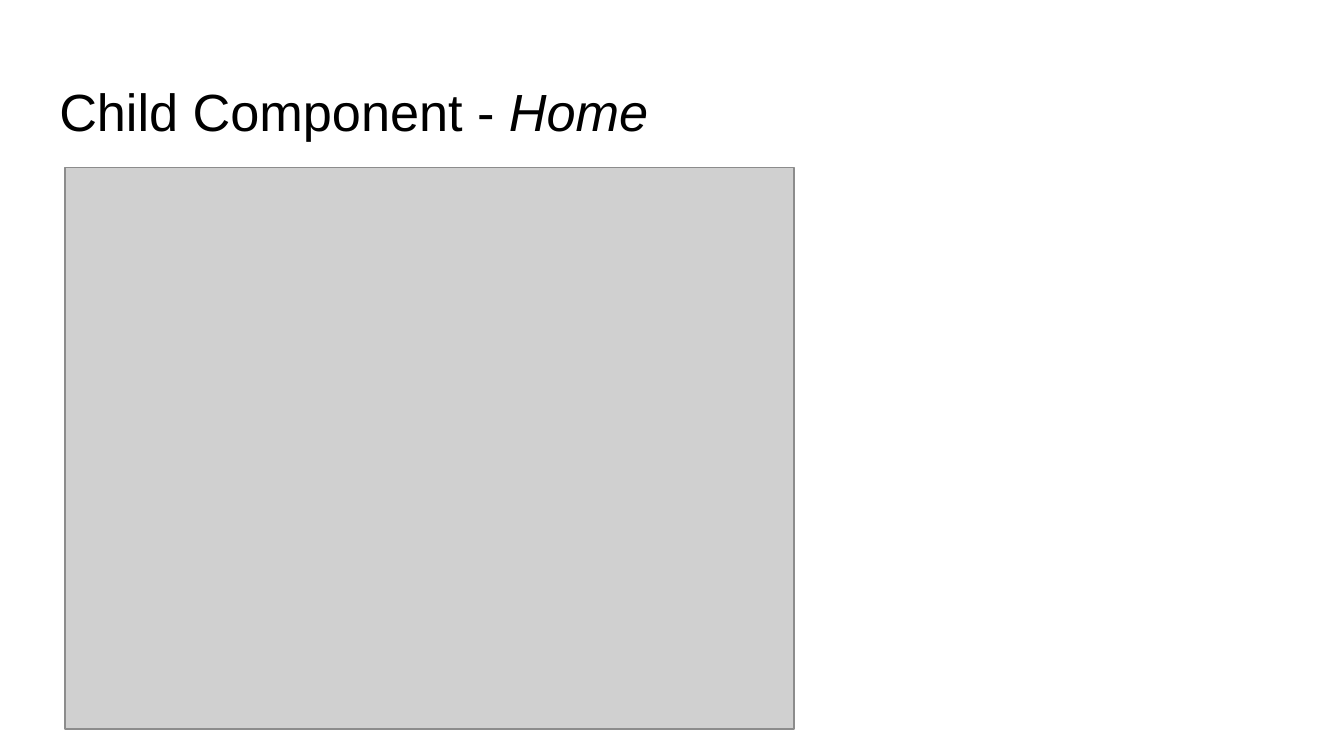
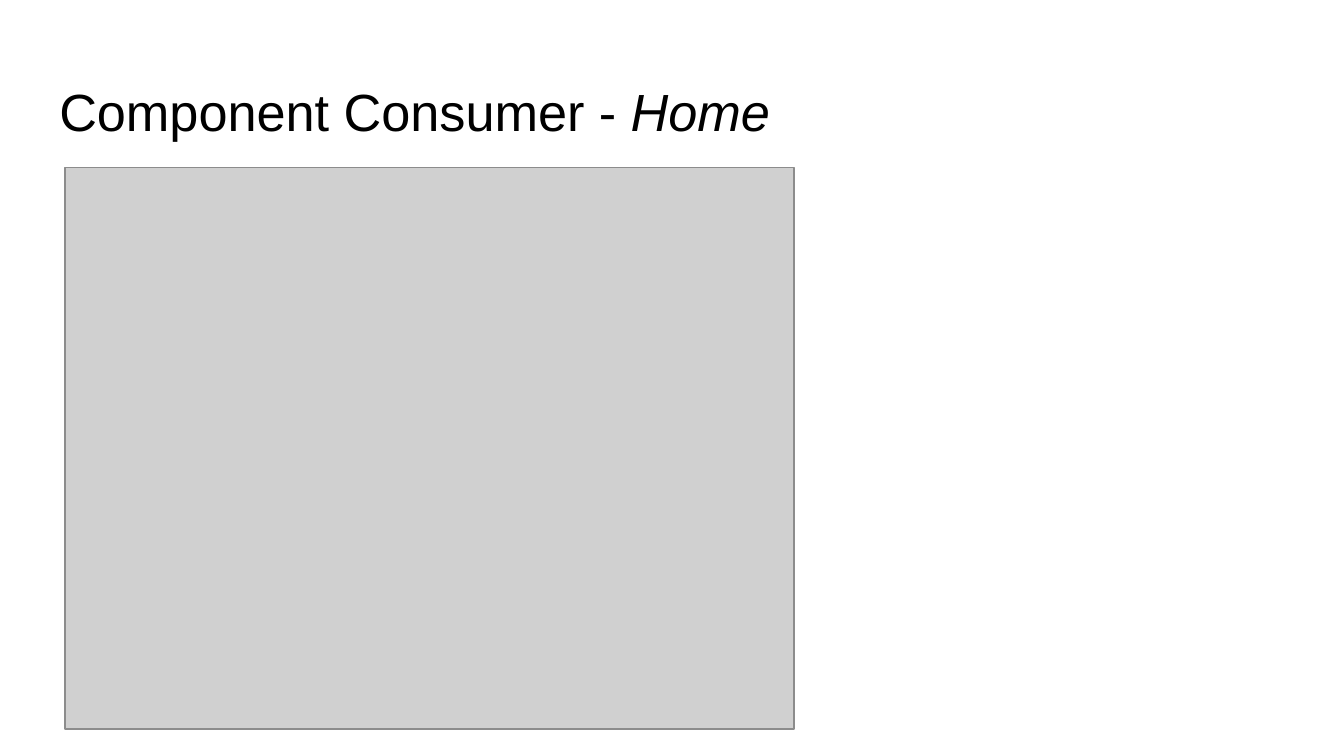
Before and after one commit to ridoansaleh/sharing-business-logic, a slide deck: slide 17 of docs/Sharing Common Logic Between Components.pptx (slide 15 before the commit). Drawn at 1344x756 pixels with LibreOffice and Linux fonts; fonts in the diff are those of the drawing; grey boxes stand for pictures. Boxes give left, top, right and bottom in pixels: in the first picture for what was removed or moved away, otherwise in the second. Text is boxed around its words. In the diff, an @@ line names an element or a change of style, - is before the commit and + after.

Commit message:
update docs and add children props (#2)

```diff
--- a/docs/Sharing Common Logic Between Components.pptx
+++ b/docs/Sharing Common Logic Between Components.pptx
@@ title at [59, 94, 770, 141]: text changed @@
-Child Component - Home
+Component Consumer - Home
```
Also in this commit, not shown: 6 other slides changed, 6 slides added, 4 slides removed, 7 other files.
